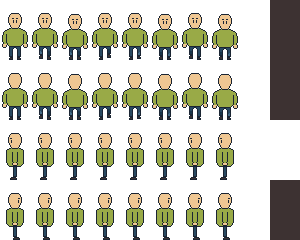
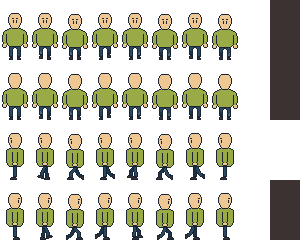
Layers edited between the first and the second 300px x 240px image:
painted on "Calque 4" over box(37, 133, 205, 240)
removed layer "Calque 3" over box(37, 133, 205, 180)
